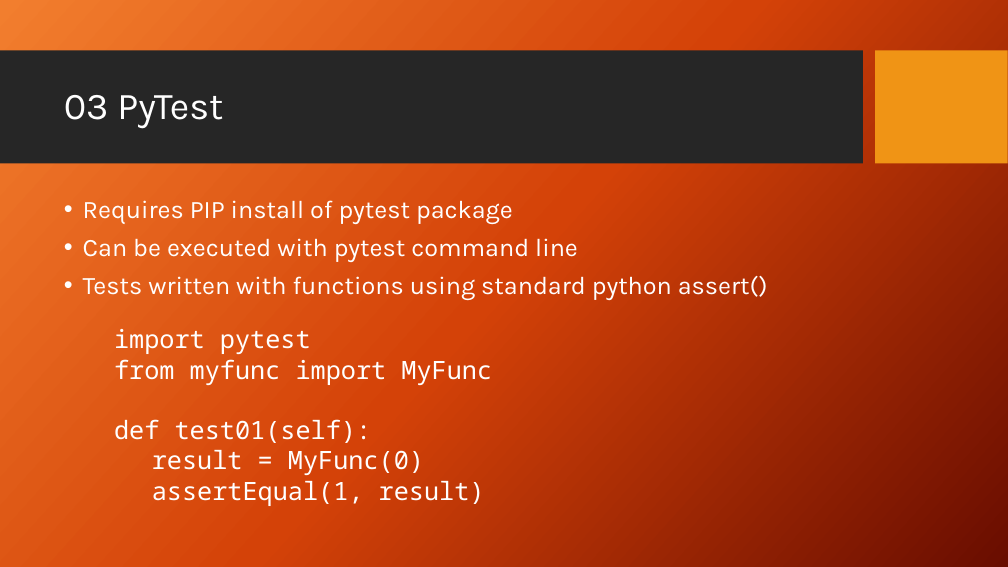
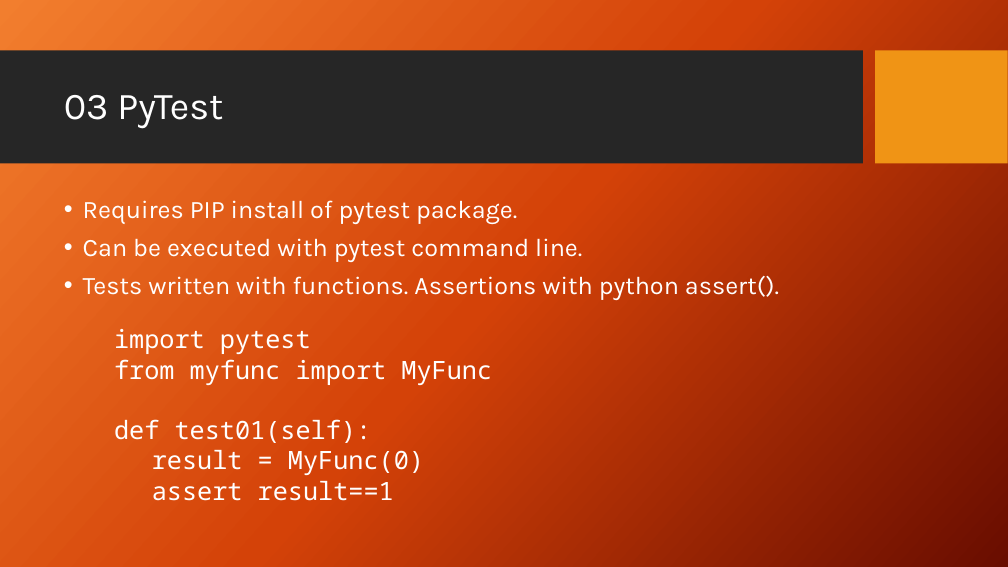
Before and after one commit to PrincetonUniversity/software_testing, a slide deck: slide 8 of UnitTestingSlides.pptx. Drawn at 1008x567 pixels with LibreOffice and Linux fonts; fonts in the diff are those of the drawing; background and template pictures are left out. Boxes give left, top, right and bottom in pixels: in the first picture for what was removed or moved away, otherwise in the second. Text is boxed around its words. In the diff, an @@ line names an element or a change of style, - is before the commit and + after.

```diff
--- a/UnitTestingSlides.pptx
+++ b/UnitTestingSlides.pptx
@@ text at bbox=[83, 200, 779, 300]: text changed @@
-• Requires PIP install of pytest package
-• Can be executed with pytest command line
-• Tests written with functions using standard python assert()
+• Requires PIP install of pytest package.
+• Can be executed with pytest command line.
+• Tests written with functions. Assertions with python assert().
@@ text at bbox=[152, 481, 394, 501]: text changed @@
-assertEqual(1, result)
+assert result==1
```
Also in this commit, not shown: 9 other slides changed, 2 slides added, 9 other files.
